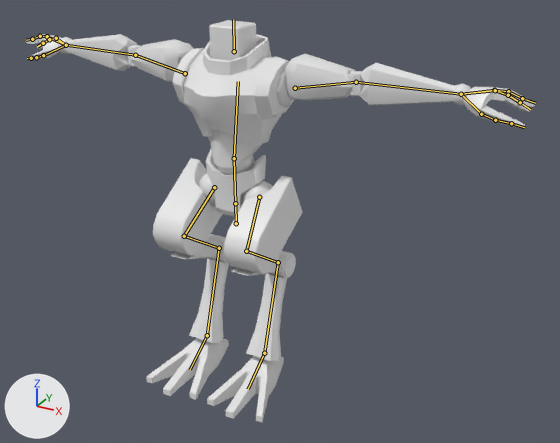
The Blender file Game/Assets/SAGYO/char/m.blend: old version first, new version second.
The view is the same before and after, from a 50 mm lens placed at (17.7, -28.0, 22.2), pointed at (1.9, 0.7, 7.8). The lights are fixed; the arrows at lower left show +X, +Y and +Z. The bones that bend it are drawn over the model as lines.

Objects in the first picture: 'm_ankle', 'm_arm1', 'm_arm2', 'm_body', 'm_body_joint', 'm_foot1', 'm_foot2', 'm_foot3', 'm_foot4', 'm_foot_joint', 'm_hand', 'm_hand_joint', 'm_head', 'm_heel'.
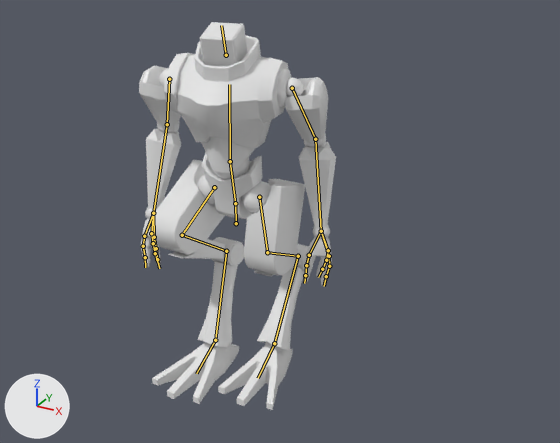
The newer file adds an action. The first version stands in its rest pose; the second is drawn at frame 0 of the action 'kick'.

Changed parts and their boxes (x1, y1, x2, y2) in the pictures (560 x 443 px):
'm_body', posed
    before: (173, 35, 294, 217)
    after: (164, 35, 291, 219)
'm_foot1', posed
    before: (153, 158, 302, 275)
    after: (151, 160, 305, 275)
'm_arm2', posed (51% narrower, 42% taller)
    before: (65, 34, 455, 105)
    after: (146, 129, 336, 230)
'm_arm1', posed (21% narrower, 35% taller)
    before: (127, 39, 365, 100)
    after: (139, 65, 328, 148)
'm_foot4', posed (19% shorter)
    before: (146, 338, 284, 422)
    after: (152, 342, 293, 410)
'm_foot3', posed (9% wider, 13% shorter)
    before: (189, 258, 287, 361)
    after: (197, 261, 304, 350)
'm_hand', posed (62% narrower, 28% shorter)
    before: (26, 34, 535, 129)
    after: (141, 218, 332, 286)
'm_head', posed (7% taller)
    before: (209, 20, 256, 61)
    after: (200, 22, 247, 66)
'm_heel', posed (10% wider, 24% shorter)
    before: (208, 234, 296, 278)
    after: (212, 237, 309, 270)
'm_foot_joint', posed
    before: (199, 173, 272, 205)
    after: (197, 175, 271, 214)
'm_foot2', posed (20% wider)
    before: (170, 239, 280, 276)
    after: (168, 239, 300, 276)
'm_hand_joint', posed (55% narrower, 52% shorter)
    before: (58, 37, 470, 105)
    after: (145, 207, 330, 239)
'm_body_joint', posed
    before: (216, 154, 254, 175)
    after: (211, 158, 249, 179)
'm_sholder_joint', posed
    before: (287, 89, 296, 99)
    after: (159, 69, 303, 97)
bone 'Bone_L.002', root to tip
    before: (259, 197) to (246, 251)
    after: (259, 197) to (267, 252)
bone 'Bone_L.003', root to tip
    before: (246, 251) to (278, 262)
    after: (267, 252) to (298, 256)
bone 'Bone_L.004', root to tip
    before: (278, 262) to (264, 353)
    after: (298, 256) to (274, 343)
bone 'Bone_L.005', root to tip
    before: (264, 353) to (248, 389)
    after: (274, 343) to (258, 378)
bone 'Bone_R.002', root to tip
    before: (214, 187) to (184, 236)
    after: (214, 187) to (182, 235)
bone 'Bone_R.005', root to tip
    before: (207, 335) to (190, 369)
    after: (215, 340) to (196, 373)
bone 'Bone.001', root to tip
    before: (235, 203) to (234, 158)
    after: (235, 203) to (230, 161)
bone 'Bone.002', root to tip
    before: (234, 158) to (238, 81)
    after: (230, 161) to (229, 84)
bone 'Bone.002_L.001', root to tip
    before: (295, 88) to (356, 82)
    after: (292, 88) to (315, 139)
bone 'Bone.002_L.002', root to tip
    before: (356, 82) to (461, 94)
    after: (315, 139) to (321, 231)
bone 'Bone.002_R.001', root to tip
    before: (185, 73) to (135, 55)
    after: (169, 79) to (167, 124)
bone 'Bone.002_R.002', root to tip
    before: (135, 55) to (66, 45)
    after: (167, 124) to (153, 213)
bone 'Bone.004', root to tip
    before: (234, 51) to (233, 19)
    after: (226, 55) to (221, 25)

The change in detail:
Bone 'Bone_L.002' (bone_bone_l_002) turns from (0, 0, 0) to (-45, 8, 0) degrees about its own x, y and z.
Bone 'Bone_L.003' (bone_bone_l_003) turns from (0, 0, 0) to (39, 0, 0) degrees about its own x, y and z.
Bone 'Bone_L.004' (bone_bone_l_004) turns from (0, 0, 0) to (22, 0, 0) degrees about its own x, y and z.
Bone 'Bone_L.005' (bone_bone_l_005) turns from (0, 0, 0) to (-14, 0, 0) degrees about its own x, y and z.
Bone 'Bone_R.002' (bone_bone_r_002) turns from (0, 0, 0) to (-1, 10, -3) degrees about its own x, y and z.
Bone 'Bone_R.005' (bone_bone_r_005) turns from (0, 0, 0) to (0, -6, 1) degrees about its own x, y and z.
Bone 'Bone.001' (bone_bone_001) turns from (0, 0, 0) to (10, 0, 0) degrees about its own x, y and z.
Bone 'Bone.002' (bone_bone_002) turns from (0, 0, 0) to (-6, 12, 0) degrees about its own x, y and z.
Bone 'Bone.002_L.001' (bone_bone_002_l_001) turns from (0, 0, 0) to (-19, 3, -85) degrees about its own x, y and z.
Bone 'Bone.002_L.002' (bone_bone_002_l_002) turns from (0, 0, 0) to (28, 0, 0) degrees about its own x, y and z.
Bone 'Bone.002_R.001' (bone_bone_002_r_001) turns from (0, 0, 0) to (-20, -2, 85) degrees about its own x, y and z.
Bone 'Bone.002_R.002' (bone_bone_002_r_002) turns from (0, 0, 0) to (39, 0, 0) degrees about its own x, y and z.
Bone 'Bone.004' (bone_bone_004) turns from (0, 0, 0) to (12, 0, 0) degrees about its own x, y and z.
